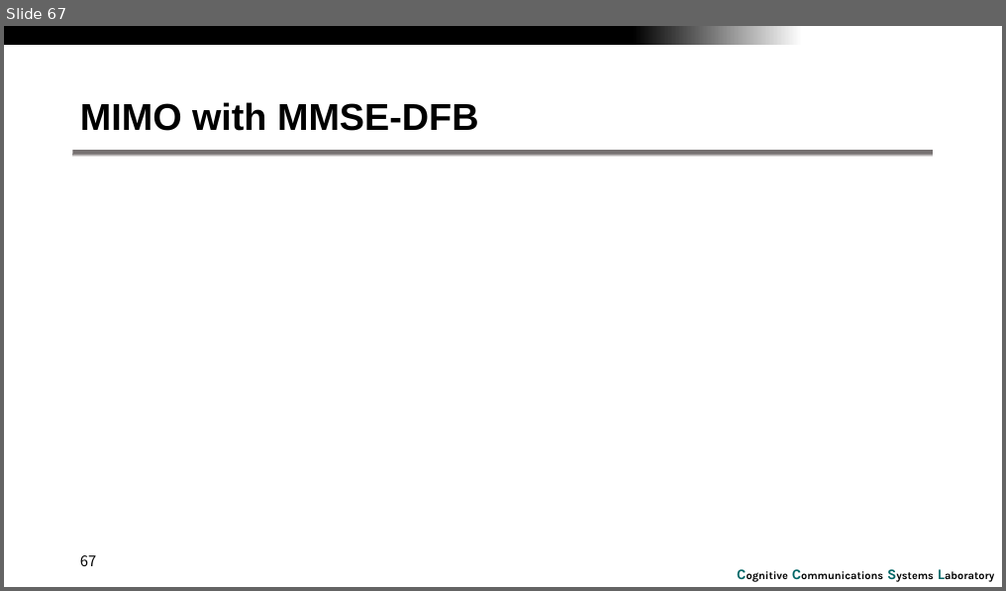
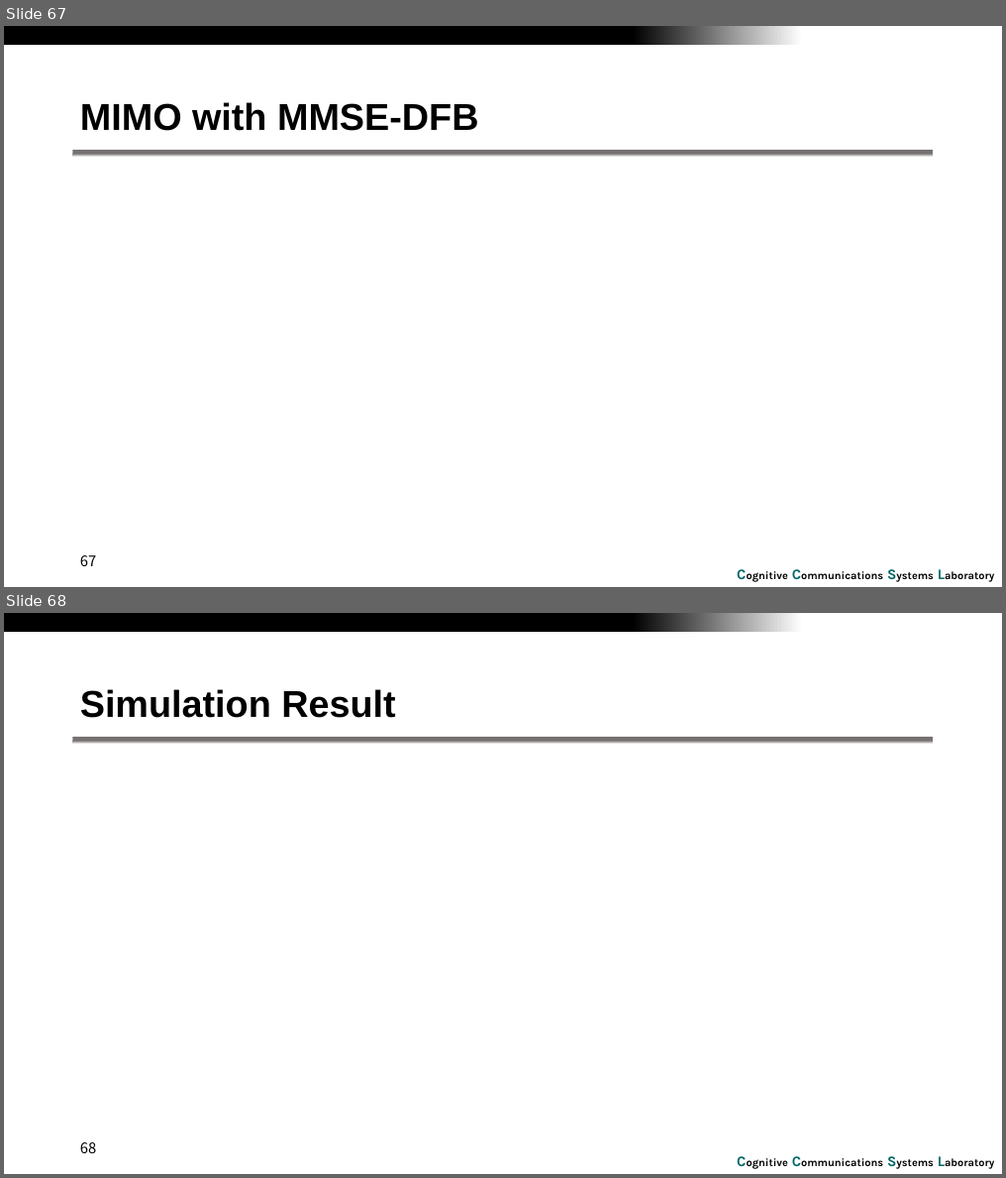
Before and after one commit to RefatHanbat/Presentation-of-SDM, a slide deck: Assignment_7_8_9 - Edited Version.pptx. Shown one above the other, each under a label of ours: slide 67 before the commit, slides 67 and 68 after it. The pictures are 1006x591 and 1006x1178 pixels, drawn with LibreOffice and Linux fonts; fonts in the diff are those of the drawing; grey boxes stand for pictures; background and template pictures are left out. Boxes give left, top, right and bottom in pixels: in the first picture for what was removed or moved away, otherwise in the second. Text is boxed around its words. In the diff, an @@ line names an element or a change of style, - is before the commit and + after.

```diff
--- a/Assignment_7_8_9 - Edited Version.pptx
+++ b/Assignment_7_8_9 - Edited Version.pptx
@@ slide 68 added at [4,613,1002,1174], background #FFFFFF; not listed: 3 template elements that a slide beside it also shows @@
@@ title added at [80,689,395,718], 36 pt, text #000000, bold @@
+Simulation Result
@@ page number added at [80,1143,96,1154], 14 pt, text #000000 @@
+68
```
Also in this commit, not shown: 1 other file.
